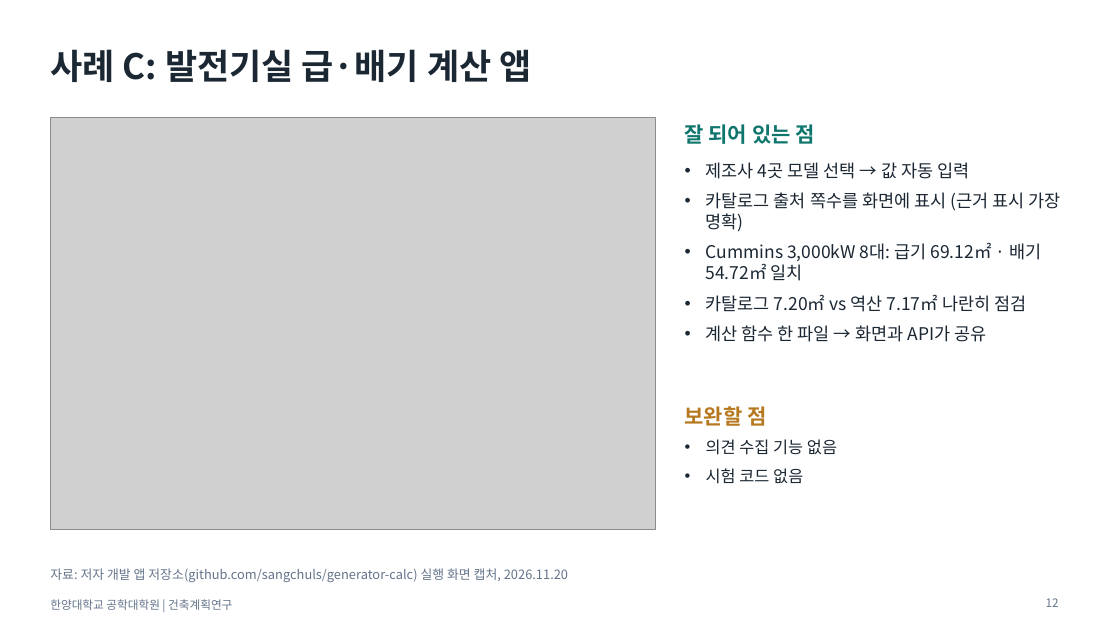
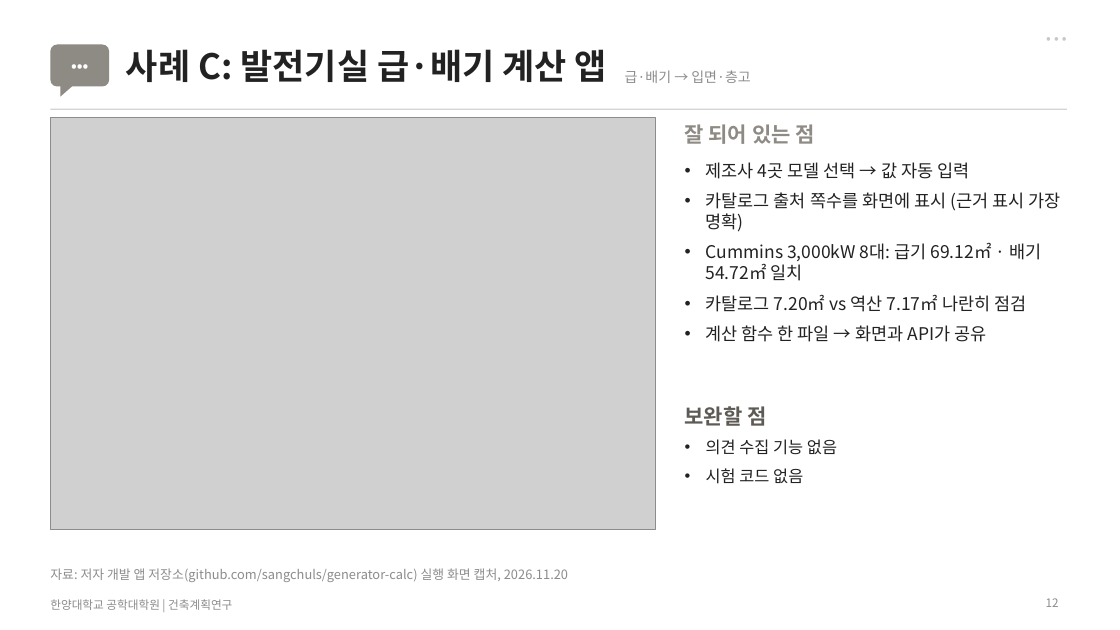
Before and after one commit to sangchuls/pango-gmp, a slide deck: slide 12 of research/final/발표자료_최종.pptx. Drawn at 1120x630 pixels with LibreOffice and Linux fonts; fonts in the diff are those of the drawing; grey boxes stand for pictures. Boxes give left, top, right and bottom in pixels: in the first picture for what was removed or moved away, otherwise in the second. Text is boxed around its words. In the diff, an @@ line names an element or a change of style, - is before the commit and + after.

```diff
--- a/research/final/발표자료_최종.pptx
+++ b/research/final/발표자료_최종.pptx
@@ text added at (x1=1008, y1=25, x2=1067, y2=50), 12 pt, text #C8C8C8 @@
+• • •
@@ rounded rectangle added at (x1=50, y1=45, x2=109, y2=87), fill #8E8A84 @@
@@ text added at (x1=50, y1=45, x2=109, y2=87), 13 pt, text #FFFFFF, bold @@
+•••
@@ text colour #1B2733 to #222222 in 3 elements at (x1=706, y1=162, x2=1061, y2=342), (x1=706, y1=439, x2=837, y2=484), (x1=126, y1=49, x2=607, y2=82) @@
@@ title "사례 C: 발전기실 급·배기 계산 ..." moved from (x1=50, y1=49, x2=531, y2=82) to (x1=126, y1=49, x2=607, y2=82) @@
@@ right triangle added at (x1=60, y1=85, x2=74, y2=97), fill #8E8A84 @@
@@ text added at (x1=625, y1=70, x2=750, y2=83), 12 pt, text #8C8C8C @@
+급·배기 → 입면·층고
@@ line added from (50, 109) to (1067, 109), #D4D4D4 1 pt @@
@@ text "잘 되어 있는 점" at (x1=685, y1=124, x2=814, y2=144): text colour #0F766E to #8E8A84 @@
@@ text "보완할 점" at (x1=685, y1=406, x2=766, y2=426): text colour #B7791F to #5E5A55 @@
@@ text colour #64748B to #8C8C8C in 3 elements at (x1=50, y1=599, x2=232, y2=610), (x1=50, y1=568, x2=568, y2=582), (x1=1046, y1=598, x2=1059, y2=607) @@
```
Also in this commit, not shown: 18 other slides changed, 4 other files.
